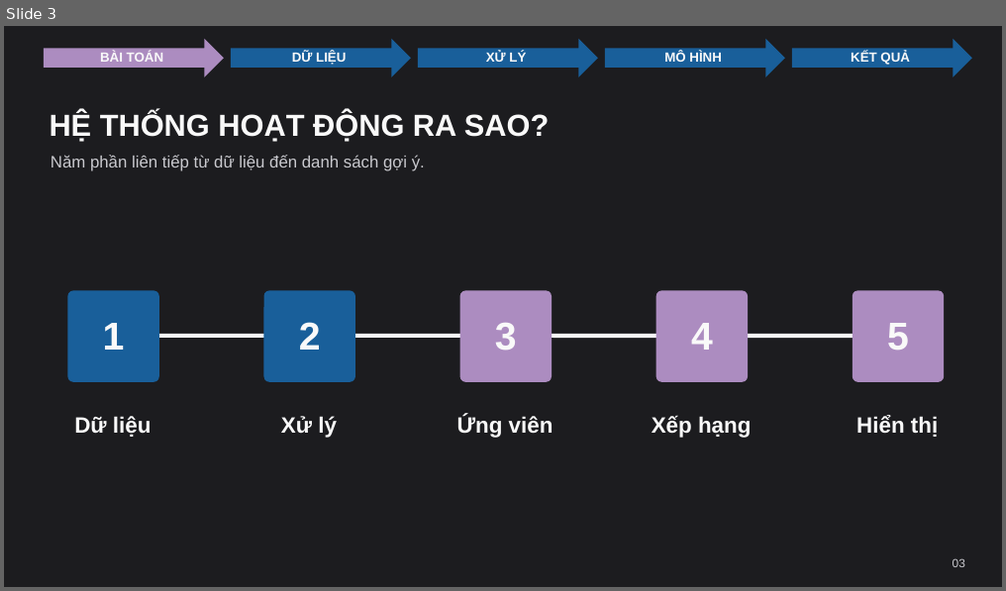
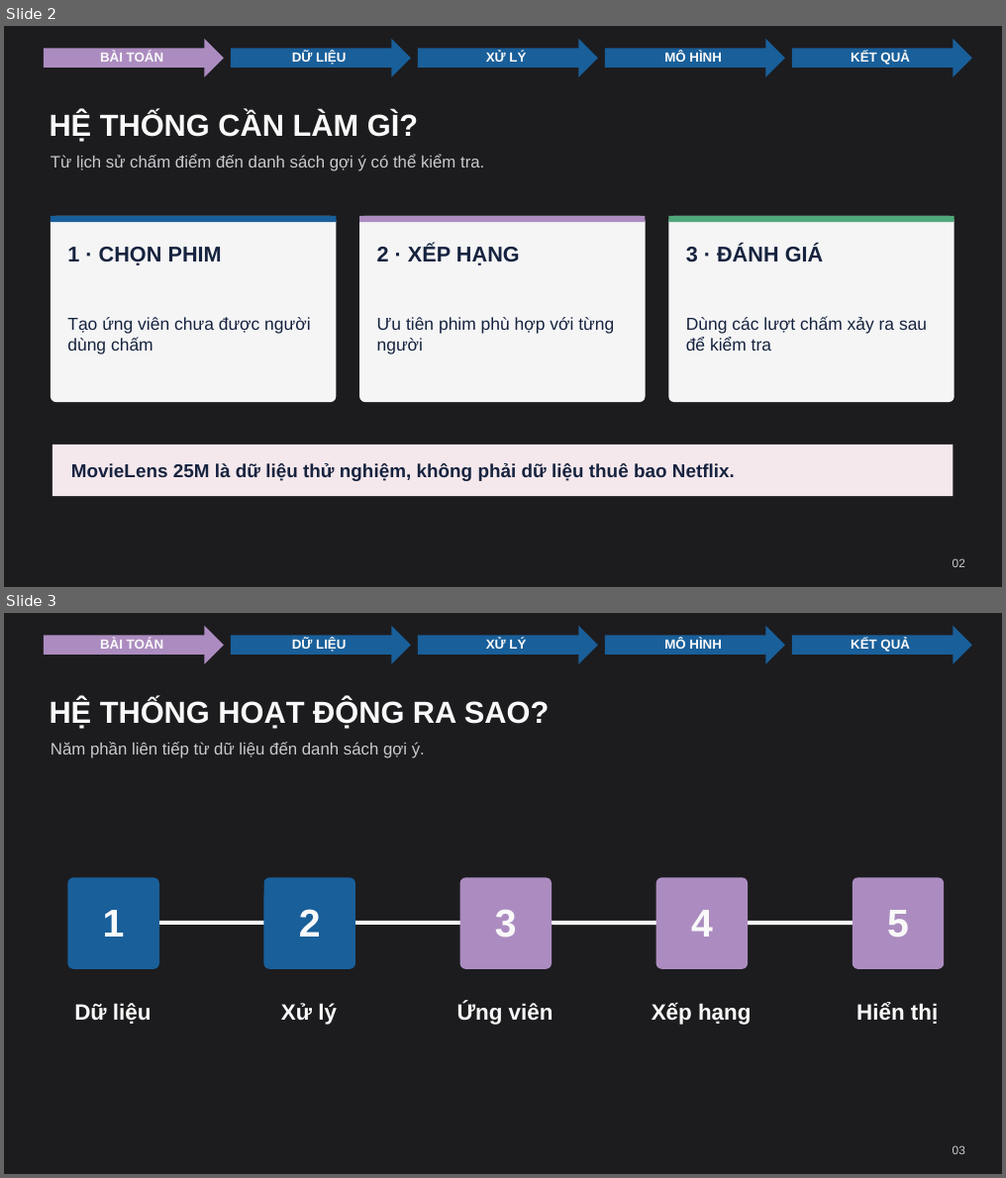
Before and after one commit to thanhdat17102000/netflix-long-term-member-satisfaction-recommender, a slide deck: netflix_long_term_satisfaction/presentations/Nhom9_Netflix_ThuyetTrinh.pptx. Shown one above the other, each under a label of ours: slide 3 before the commit, slides 2 and 3 after it. The pictures are 1006x591 and 1006x1178 pixels, drawn with LibreOffice and Linux fonts; fonts in the diff are those of the drawing. Boxes give left, top, right and bottom in pixels: in the first picture for what was removed or moved away, otherwise in the second. Text is boxed around its words. In the diff, an @@ line names an element or a change of style, - is before the commit and + after.

```diff
--- a/netflix_long_term_satisfaction/presentations/Nhom9_Netflix_ThuyetTrinh.pptx
+++ b/netflix_long_term_satisfaction/presentations/Nhom9_Netflix_ThuyetTrinh.pptx
@@ slide 2 added at [4,26,1002,587], background #1C1C1F @@
@@ right arrow added at [44,39,224,77], fill #AC8CC0 @@
@@ text added at [100,51,163,62], 14.2 pt, text #F9F9F9, bold @@
+BÀI TOÁN
@@ right arrow added at [231,39,411,77], fill #195F9A @@
@@ text added at [292,51,346,65], 14.2 pt, text #F9F9F9, bold @@
+DỮ LIỆU
@@ right arrow added at [418,39,598,77], fill #195F9A @@
@@ text added at [486,51,526,62], 14.2 pt, text #F9F9F9, bold @@
+XỬ LÝ
@@ right arrow added at [605,39,785,77], fill #195F9A @@
@@ text added at [664,51,722,62], 14.2 pt, text #F9F9F9, bold @@
+MÔ HÌNH
@@ right arrow added at [792,39,972,77], fill #195F9A @@
@@ text added at [850,51,910,65], 14.2 pt, text #F9F9F9, bold @@
+KẾT QUẢ
@@ text added at [50,112,418,142], 33 pt, text #F9F9F9, bold @@
+HỆ THỐNG CẦN LÀM GÌ?
@@ text added at [51,155,484,172], 18 pt, text #C9C9CE @@
+Từ lịch sử chấm điểm đến danh sách gợi ý có thể kiểm tra.
@@ rounded rectangle added at [51,216,336,402], fill #F5F5F6 @@
@@ rectangle added at [51,216,336,222], fill #195F9A @@
@@ rounded rectangle added at [359,216,645,402], fill #F5F5F6 @@
@@ rectangle added at [359,216,645,222], fill #AC8CC0 @@
@@ rounded rectangle added at [668,216,954,402], fill #F5F5F6 @@
@@ rectangle added at [668,216,954,222], fill #50A779 @@
@@ text added at [67,247,222,266], 23.2 pt, text #16233F, bold @@
+1 · CHỌN PHIM
@@ text added at [377,245,520,266], 23.2 pt, text #16233F, bold @@
+2 · XẾP HẠNG
@@ text added at [686,245,824,263], 23.2 pt, text #16233F, bold @@
+3 · ĐÁNH GIÁ
@@ text added at [67,317,310,355], 18.8 pt, text #16233F @@
+Tạo ứng viên chưa được người dùng chấm
@@ text added at [377,317,614,355], 18.8 pt, text #16233F @@
+Ưu tiên phim phù hợp với từng người
@@ text added at [686,316,927,351], 18.8 pt, text #16233F @@
+Dùng các lượt chấm xảy ra sau để kiểm tra
@@ rectangle added at [53,445,952,496], fill #F5E8EC @@
@@ text added at [71,464,735,481], 20.2 pt, text #16233F, bold @@
+MovieLens 25M là dữ liệu thử nghiệm, không phải dữ liệu thuê bao Netflix.
@@ text added at [952,559,965,568], 12.8 pt, text #C9C9CE @@
+02
```
Also in this commit, not shown: 2 slides changed, 1 slide removed, 2 other files.
